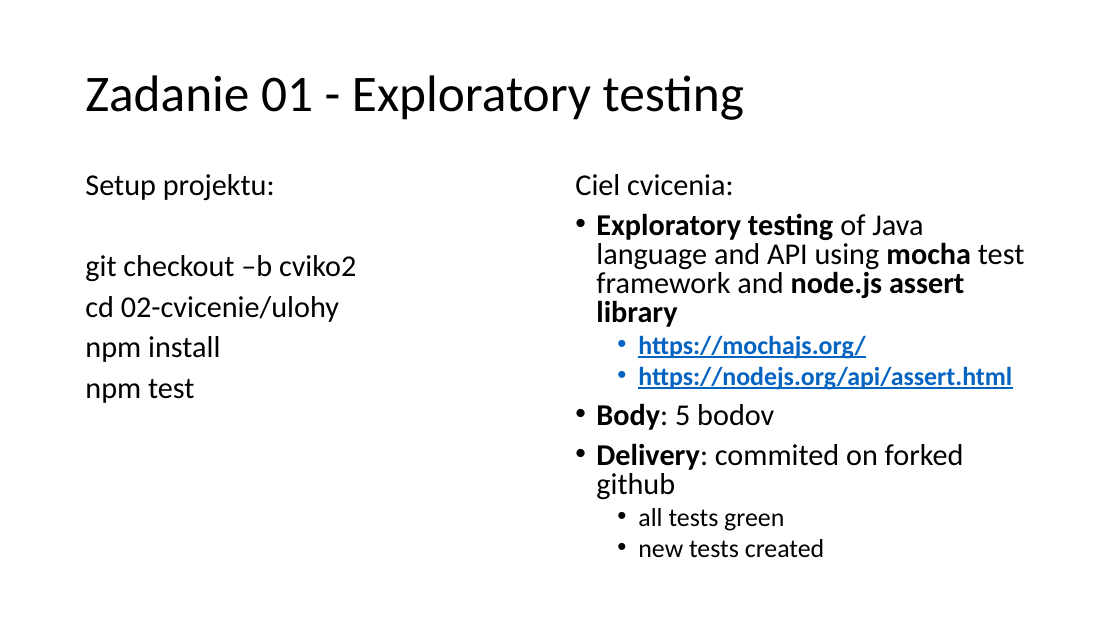
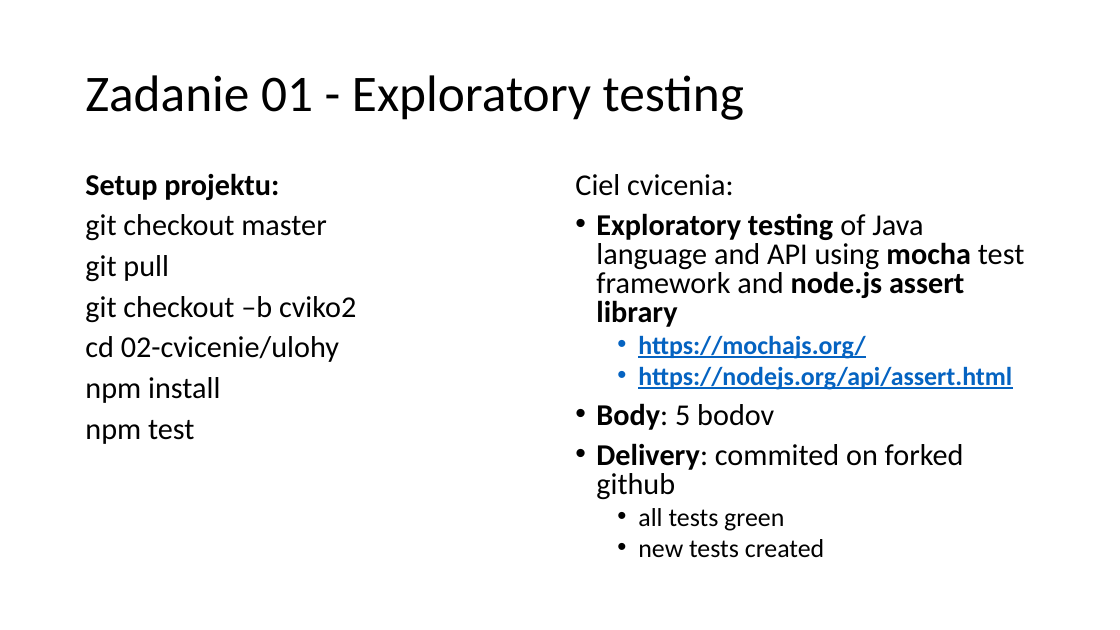
Before and after one commit to ainthek/wawjs, a slide deck: slide 3 of 02-cvicenie/02-cvicenie.pptx. Drawn at 1120x630 pixels with LibreOffice and Linux fonts; fonts in the diff are those of the drawing. Boxes give left, top, right and bottom in pixels: in the first picture for what was removed or moved away, otherwise in the second. Text is boxed around its words. In the diff, an @@ line names an element or a change of style, - is before the commit and + after.

```diff
--- a/02-cvicenie/02-cvicenie.pptx
+++ b/02-cvicenie/02-cvicenie.pptx
@@ text at [85, 173, 279, 200]: bold on in "Setup projektu:" @@
@@ text at [85, 214, 326, 282]: paragraphs added @@
+git checkout master
+git pull
```
Also in this commit, not shown: 1 other slide changed, 2 other files.
